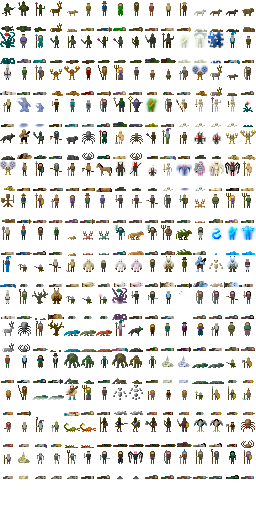
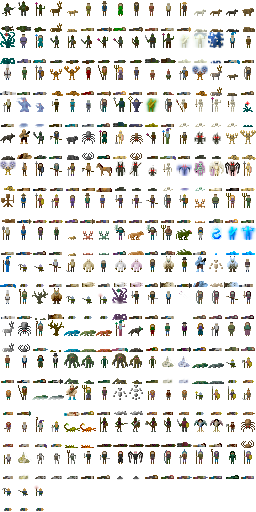
Before/after of a 256 x 512 layered artwork. What changed in the layer stack:
painted on "Background" over [2, 485, 44, 511]
